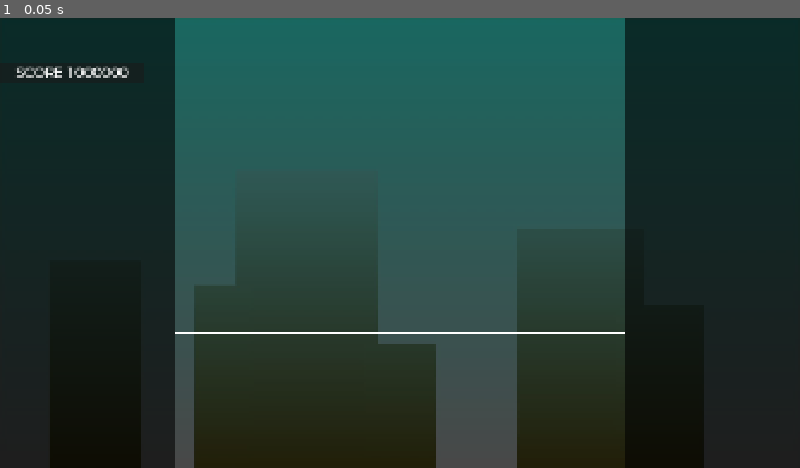
Above: before the commit, frame 1.
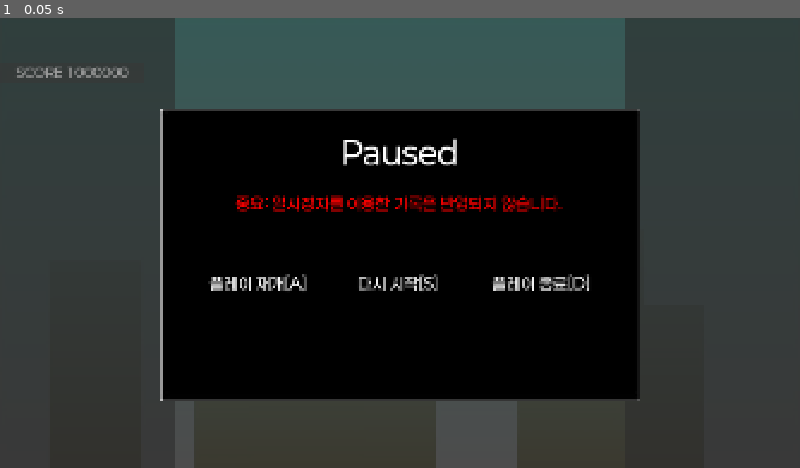
Above: after the commit, the same moment.

Repository: junu192857/Vexatonic-dash-2
Game: Godot game, scene res://Scenes/RhythmScene.tscn
Same seed, same stepped clock (60 frames per second), same inputs: the game is played once before the commit and once after it. This scene is started directly instead of the project's main scene. Sound files missing from this copy of the repository are replaced by a short silence.
Inputs:
- Up to frame 1 (0.05 s): no input

The runs differ from the first frame. In frame 1, 97% of the frame differs, in the area x 0-100%, y 0-100%.

Commit message:
PausedPanelHolder 추가

Diff:
--- a/vexatonic-dash-2/Scenes/RhythmScene.tscn
+++ b/vexatonic-dash-2/Scenes/RhythmScene.tscn
@@ -652,6 +652,110 @@
 horizontal_alignment = 1
 vertical_alignment = 1
 
+[node name="PausedPanelHolder" type="ColorRect" parent="CanvasLayer/Control" unique_id=1124295436]
+layout_mode = 1
+anchors_preset = 15
+anchor_right = 1.0
+anchor_bottom = 1.0
+grow_horizontal = 2
+grow_vertical = 2
+color = Color(0.30980393, 0.30980393, 0.30980393, 0.54901963)
+
+[node name="ResultPanel" type="TextureRect" parent="CanvasLayer/Control/PausedPanelHolder" unique_id=1146552497]
+layout_mode = 1
+anchors_preset = -1
+anchor_left = 0.2
+anchor_top = 0.2
+anchor_right = 0.8
+anchor_bottom = 0.85
+texture = ExtResource("12_ublex")
+
+[node name="PausedLabel" type="Label" parent="CanvasLayer/Control/PausedPanelHolder/ResultPanel" unique_id=204722263]
+layout_mode = 1
+anchors_preset = -1
+anchor_left = 0.2
+anchor_top = 0.067
+anchor_right = 0.8
+anchor_bottom = 0.23900001
+offset_left = 0.20799255
+offset_top = -0.034000397
+offset_right = 6.1035156e-05
+offset_bottom = 0.22200012
+theme_override_fonts/font = ExtResource("16_r4r31")
+theme_override_font_sizes/font_size = 75
+text = "Paused"
+horizontal_alignment = 1
+vertical_alignment = 1
+
+[node name="ImportantInformation" type="Label" parent="CanvasLayer/Control/PausedPanelHolder/ResultPanel" unique_id=1763408967]
+layout_mode = 1
+anchors_preset = -1
+anchor_left = 0.11800001
+anchor_top = 0.272
+anchor_right = 0.87900007
+anchor_bottom = 0.379
+offset_left = 0.063964844
+offset_top = 0.055984497
+offset_right = 0.39190674
+offset_bottom = -0.058013916
+theme_override_colors/font_color = Color(1, 0, 0, 1)
+theme_override_fonts/font = ExtResource("16_r4r31")
+theme_override_font_sizes/font_size = 39
+text = "중요: 일시정지를 이용한 기록은 반영되지 않습니다."
+horizontal_alignment = 1
+vertical_alignment = 1
+
+[node name="ResumeLabel" type="Label" parent="CanvasLayer/Control/PausedPanelHolder/ResultPanel" unique_id=1796688954]
+layout_mode = 1
+anchors_preset = -1
+anchor_left = 0.085
+anchor_top = 0.546
+anchor_right = 0.32500002
+anchor_bottom = 0.652
+offset_left = 0.07997131
+offset_top = -0.2919922
+offset_right = -0.4000244
+offset_bottom = 0.29599
+theme_override_fonts/font = ExtResource("16_r4r31")
+theme_override_font_sizes/font_size = 39
+text = "플레이 재개[A]"
+horizontal_alignment = 1
+vertical_alignment = 1
+
+[node name="RestartLabel" type="Label" parent="CanvasLayer/Control/PausedPanelHolder/ResultPanel" unique_id=872752855]
+layout_mode = 1
+anchors_preset = -1
+anchor_left = 0.377
+anchor_top = 0.546
+anchor_right = 0.61600006
+anchor_bottom = 0.652
+offset_left = -0.3040161
+offset_top = -0.2919922
+offset_right = 0.36798096
+offset_bottom = 0.29599
+theme_override_fonts/font = ExtResource("16_r4r31")
+theme_override_font_sizes/font_size = 39
+text = "다시 시작[S]"
+horizontal_alignment = 1
+vertical_alignment = 1
+
+[node name="RestartLabel2" type="Label" parent="CanvasLayer/Control/PausedPanelHolder/ResultPanel" unique_id=1302247568]
+layout_mode = 1
+anchors_preset = -1
+anchor_left = 0.675
+anchor_top = 0.546
+anchor_right = 0.915
+anchor_bottom = 0.652
+offset_left = 0.39996338
+offset_top = -0.2919922
+offset_right = -0.080078125
+offset_bottom = 0.29599
+theme_override_fonts/font = ExtResource("16_r4r31")
+theme_override_font_sizes/font_size = 39
+text = "플레이 종료[D]"
+horizontal_alignment = 1
+vertical_alignment = 1
+
 [node name="StoryControl" parent="CanvasLayer" unique_id=194327749 instance=ExtResource("17_rvley")]
 visible = false
 
